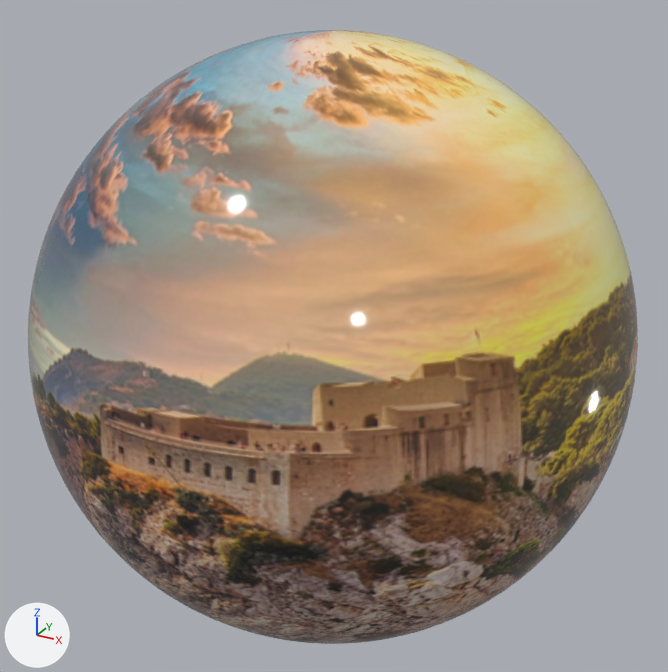
One commit to the Blender file cube.blend: the scene before it, then after it.
Rendered twice from a camera (50 mm lens) standing at (1.398, -2.533, 1.273) and looking at (0.002, 0.003, 0.004). Arrows for +X, +Y and +Z are at lower left; the lights stay in place.

The first picture shows 'Sphere-col'.
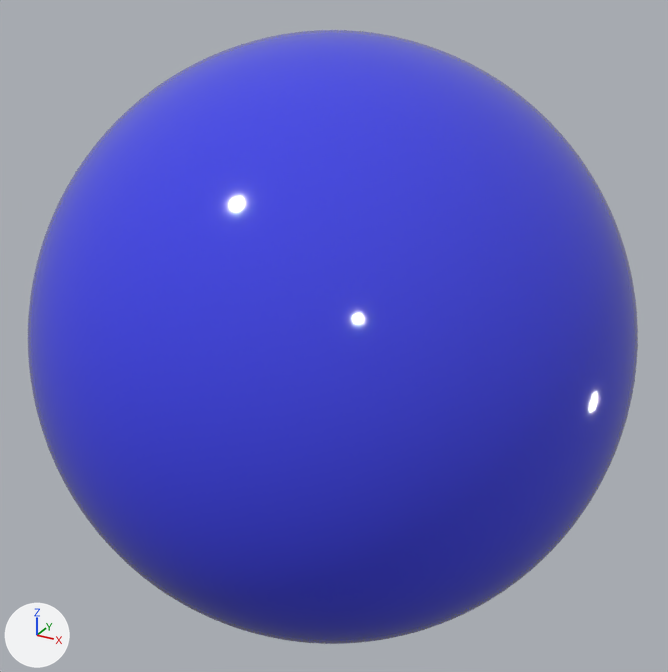
Where the change shows, as pixel boxes [x1, y1, x2, y2] in the pictures (668 x 672 px):
'Sphere-col', surface changed (brown to blue): [28, 30, 638, 644] in both

What the commit changed:
In material 'kamino.001' (mat_kamino_001), texture is no longer img_20230828_jpg.
In material 'kamino.001' (mat_kamino_001), base_color is now set to (0.051, 0.0589, 0.8), blue #4045e7.
